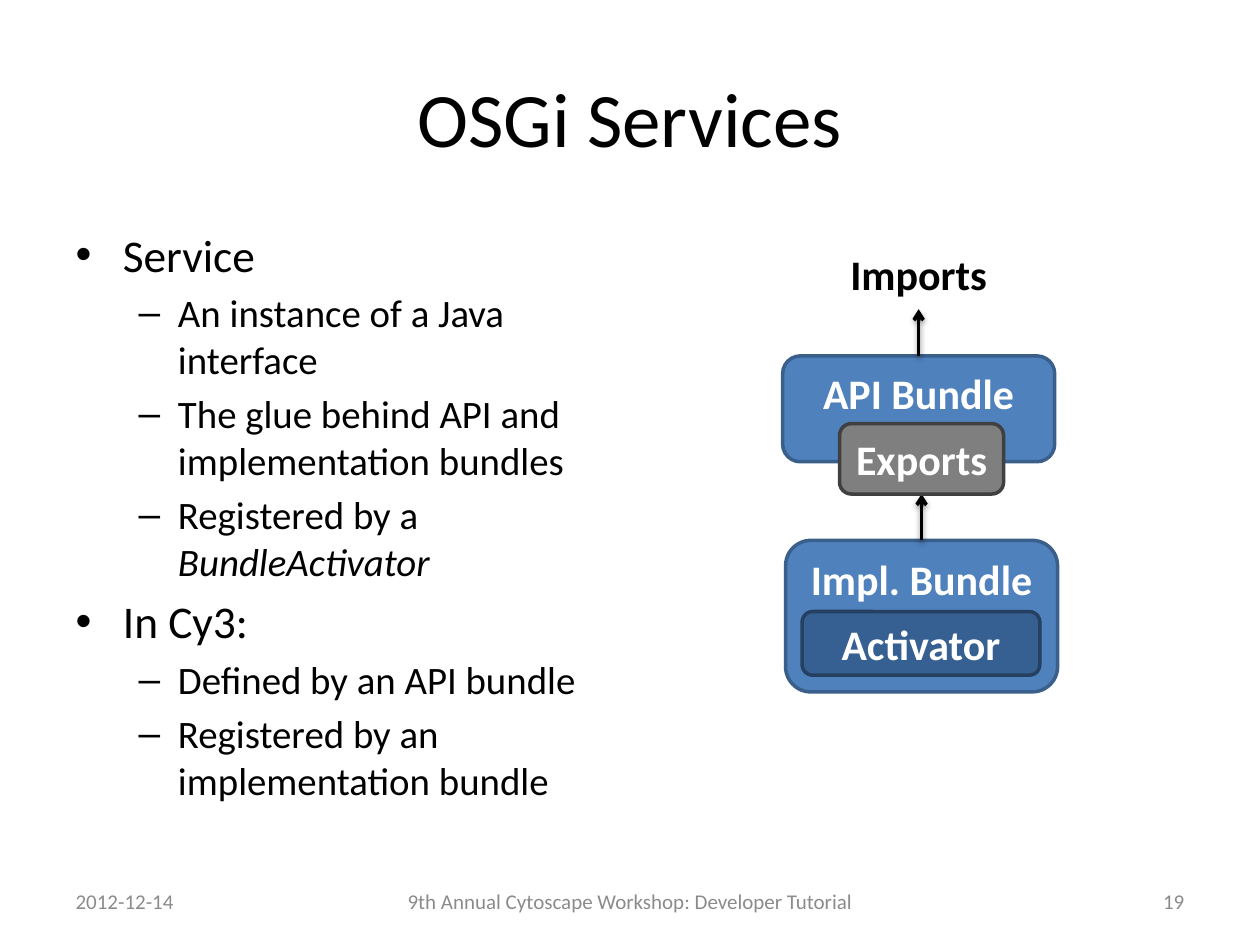
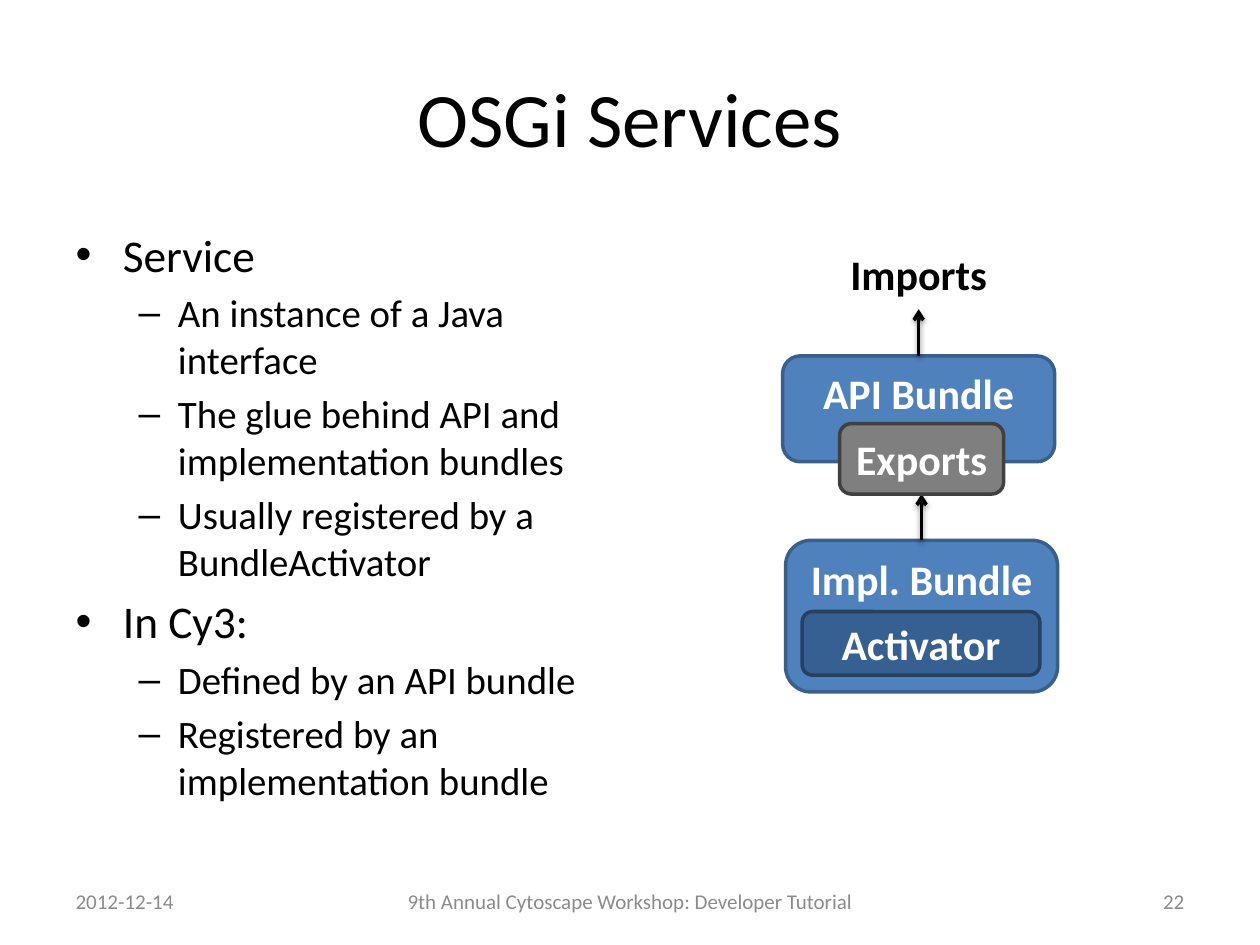
Before and after one commit to jrrmzz/cy3-dev-tutorial, a slide deck: slide 22 of slides.pptx (slide 19 before the commit). Drawn at 1260x945 pixels with LibreOffice and Linux fonts; fonts in the diff are those of the drawing. Boxes give left, top, right and bottom in pixels: in the first picture for what was removed or moved away, otherwise in the second. Text is boxed around its words. In the diff, an @@ line names an element or a change of style, - is before the commit and + after.

```diff
--- a/slides.pptx
+++ b/slides.pptx
@@ text at [178, 502, 534, 577]: text changed; italic off @@
-  – Registered by a BundleActivator
+  – Usually registered by a BundleActivator
@@ page number at [1163, 895, 1184, 909]: text changed @@
-19
+22
```
Also in this commit, not shown: 9 other slides changed, 8 slides added.
